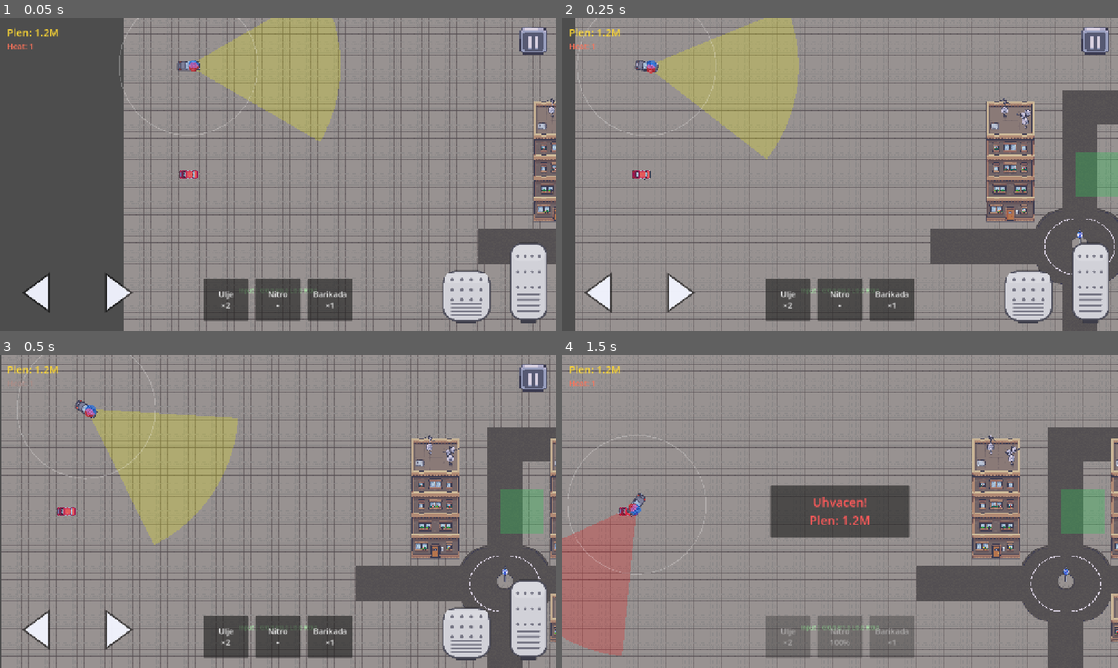
Above: before the commit, frames 1-4 (two rows, left to right).
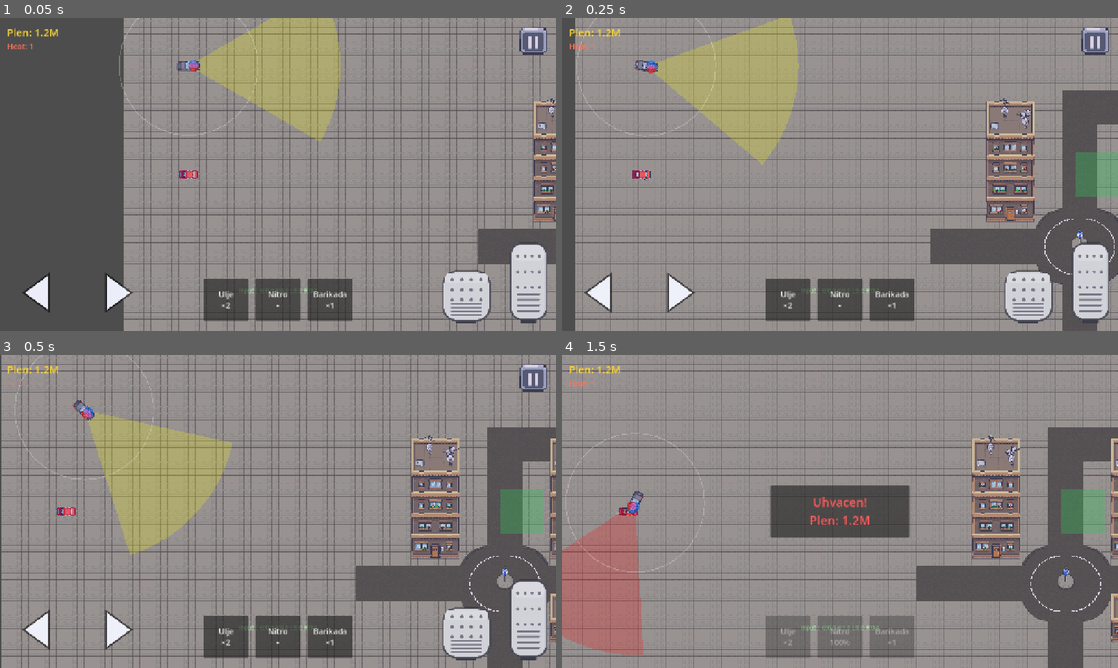
Above: after the commit, the same moments.

Repository: Gubari/Getaway-Racing
Game: Godot game, scene res://scenes/main/main.tscn
Two runs of this game, one before a commit and one after it. Both use one fixed random seed, a clock stepped at 60 frames per second and the inputs below.
Inputs:
- Up to frame 1 (0.05 s): no input
- Up to frame 2 (0.25 s): no input
- Up to frame 3 (0.5 s): no input
- Up to frame 4 (1.5 s): hold D (steer_right) 0.53-1.28 s; tap W (gas) at 0.6, 1.35 s; hold S (brake) from 1.28 s (still down)

The runs differ from the first frame. In frame 1, less than 0.1% of the frame differs, in the area x 41-62%, y 10-34%; in frame 2, 0.7%; in frame 3, 2.9%, in the area x 2-43%, y 0-64%; in frame 4, 1.6%.

Commit message:
Polish AI policije

Diff:
--- a/scenes/cards/barricade.gd
+++ b/scenes/cards/barricade.gd
@@ -17,5 +17,10 @@
 	queue_free()
 	_mark_nav_dirty()                          # vrati navmesh kad nestane
 
+## Pozove je policija kad je probije pri velikoj brzini (puca).
+func smash() -> void:
+	queue_free()
+	_mark_nav_dirty()
+
 func _mark_nav_dirty() -> void:
 	get_tree().call_group("nav_region", "rebake")
--- a/scenes/cards/card_manager.gd
+++ b/scenes/cards/card_manager.gd
@@ -73,4 +73,6 @@
 		fx.global_position = player.get_rear_spawn_point()   # A-jev helper
 	else:
 		fx.global_position = player.global_position - Vector2.RIGHT.rotated(player.rotation) * 48.0
+	# Okreni POPRECNO na pravac voznje (barikada preprecuje put po sirini).
+	fx.rotation = player.rotation + PI / 2.0
 	get_tree().current_scene.add_child(fx)
--- a/scenes/police/police.gd
+++ b/scenes/police/police.gd
@@ -17,10 +17,14 @@
 @export var search_time: float = 6.0          # ukupno vreme pretrage pre RETURNING
 @export var look_time: float = 0.8            # pauza da "osmotri" na svakoj tacki
 @export var peek_distance: float = 200.0      # bazni domet "juri kuda je pobegao" (obilazi zid)
-@export var patrol_radius: float = 140.0      # radijus laganog krstarenja u RETURNING
+@export var patrol_radius: float = 220.0      # radijus krstarenja u RETURNING (vece = duze deonice)
 @export var catch_distance: float = 28.0      # kad te stigne izbliza -> uhvacen
 @export var skid_spin: float = 7.0            # brzina vrtnje dok je bez kontrole (ulje)
 @export var skid_friction: float = 160.0      # koliko brzo klizanje usporava
+@export var barricade_smash_speed: float = 170.0   # iznad ove brzine PROBIJE barikadu (umesto da skrene)
+@export var barricade_smash_slowdown: float = 0.25 # koliko ostane brzine posle probijanja
+@export var corner_min_speed: float = 0.35    # min mnozilac brzine u najostrijem zaokretu (koci za zaokret)
+@export var approach_distance: float = 120.0  # u roamu: u ovom dometu od mete pocinje da usporava (da stane, ne kruzi)
 
 @export_group("Driving")
 @export var acceleration: float = 480.0
@@ -65,9 +69,11 @@
 var _control_lost_timer: float = 0.0
 var _spin_dir: float = 1.0
 
-# watchdog protiv zaglavljivanja
+# watchdog protiv zaglavljivanja + spin (donut) detekcija
 var _last_dist: float = INF
 var _stuck_timer: float = 0.0
+var _heading_accum: float = 0.0     # ukupno okretanje ka trenutnoj meti
+var _prev_heading: float = 0.0
 
 var _drive := TopDownCarDriving.new()
 var _car_anim_accum: float = 0.0
@@ -85,7 +91,7 @@
 	last_known_pos = player.global_position if player != null else global_position
 	move_target = last_known_pos
 	agent.path_desired_distance = 8.0
-	agent.target_desired_distance = 16.0
+	agent.target_desired_distance = 24.0   # veci prag "stigao" -> ne trazi pikselsku preciznost (manje kruzenja)
 	_sync_drive_params()
 
 func _sync_drive_params() -> void:
@@ -222,13 +228,15 @@
 		_set_target(_patrol_point())
 		return
 
-	_move(delta, search_speed)
-	# stigao na metu ILI zaglavljen -> osmotri pa sledece planirano mesto
+	# stigao na metu ILI zaglavljen -> STANI i osmotri (ne kruzi), pa sledeca tacka
 	if _arrived() or _is_stuck(delta):
+		_idle(delta)
 		look_timer -= delta
 		if look_timer <= 0.0:
 			_next_search_point()
 			look_timer = look_time
+	else:
+		_move(delta, search_speed, true)
 
 func _next_search_point() -> void:
 	if search_queue.is_empty():
@@ -240,13 +248,18 @@
 	if can_see:
 		state = State.CHASE   # cim te spaze -> instant CHASE
 		return
-	_move(delta, return_speed)
-	# lagano krstari po zoni - nije aktivna potera, ali nije ni mrtav
-	if _arrived() or _is_stuck(delta):
+	# Krstari KONTINUIRANO: stigne na tacku -> ODMAH uzme novu (napred), ne staje.
+	# Stane samo ako se stvarno zaglavi ili navrti (donut).
+	if _is_stuck(delta):
+		_idle(delta)
 		look_timer -= delta
 		if look_timer <= 0.0:
 			_set_target(_patrol_point())
-			look_timer = look_time * 1.5   # opusteniji ritam nego u pretrazi
+			look_timer = look_time
+	else:
+		if _arrived():
+			_set_target(_patrol_point())   # nastavi dalje bez stajanja
+		_move(delta, return_speed)
 
 # --- KRETANJE (preko navmesh-a) ---
 func _set_target(t: Vector2) -> void:
@@ -254,14 +267,17 @@
 	agent.target_position = t
 	_last_dist = INF
 	_stuck_timer = 0.0
-
-func _move(delta: float, speed_cap: float) -> void:
+	_heading_accum = 0.0
+	_prev_heading = rotation
+
+func _move(delta: float, speed_cap: float, slow_near_target: bool = false) -> void:
 	if _control_lost_timer > 0.0:
 		_skid(delta)
 		return
 
 	var throttle := 0.0
 	var steer_input := 0.0
+	var cap := speed_cap
 
 	if not agent.is_navigation_finished():
 		var next_point := agent.get_next_path_position()
@@ -274,12 +290,41 @@
 				1.0
 			)
 			throttle = 1.0
-
-	var pre_move_velocity := _drive.physics_step(self, delta, throttle, steer_input, speed_cap)
+			cap = speed_cap * _speed_factor(angle_diff, slow_near_target)
+
+	var pre_move_velocity := _drive.physics_step(self, delta, throttle, steer_input, cap)
 	if wall_crash_enabled:
 		_drive.move_and_handle_walls(self, pre_move_velocity, 0.0)
 	else:
 		move_and_slide()
+
+	_check_barricade_smash()
+
+## Mnozilac brzine: ostriji zaokret (uvek) + prilazak meti (samo roam) -> sporije.
+## Sporije = manji radijus okretanja -> prati put oko zgrade i STIGNE na tacku (ne kruzi).
+func _speed_factor(angle_diff: float, slow_near_target: bool) -> float:
+	var turn_f := lerpf(1.0, corner_min_speed, clampf(absf(angle_diff) / PI, 0.0, 1.0))
+	if not slow_near_target:
+		return turn_f
+	var approach_f := clampf(global_position.distance_to(move_target) / approach_distance, corner_min_speed, 1.0)
+	return minf(turn_f, approach_f)
+
+## Pri velikoj brzini policija PROBIJE barikadu (ona puca) i to je uspori.
+## Barikada nije u grupi walls pa je kolegin wall-crash ignorise - hvatamo je ovde.
+func _check_barricade_smash() -> void:
+	if absf(_drive.get_forward_speed()) < barricade_smash_speed:
+		return
+	for i in get_slide_collision_count():
+		var c := get_slide_collision(i).get_collider()
+		if c and c.has_method("smash"):
+			c.smash()
+			_drive.forward_speed *= barricade_smash_slowdown   # probio ali usporen
+			return
+
+## Zakoci i stoji (osmatra) dok je u "look" pauzi - bez kruzenja oko bliske tacke.
+func _idle(delta: float) -> void:
+	_drive.physics_step(self, delta, 0.0, 0.0, return_speed)
+	move_and_slide()
 
 ## Poziva je ULJE: policija gubi kontrolu (klizi po inerciji + vrti se) `duration` sek.
 func lose_control(duration: float) -> void:
@@ -304,13 +349,48 @@
 		_stuck_timer = 0.0
 	else:
 		_stuck_timer += delta
-	return _stuck_timer > 0.6   # ne napreduje 0.6s -> tretiraj kao zaglavljen
+	# spin watchdog: previse navrteo ka istoj meti (donut) -> tretiraj kao zaglavljen
+	_heading_accum += absf(wrapf(rotation - _prev_heading, -PI, PI))
+	_prev_heading = rotation
+	return _stuck_timer > 0.6 or _heading_accum > deg_to_rad(300.0)
 
 func _random_search_point() -> Vector2:
-	return last_known_pos + Vector2(randf_range(-160, 160), randf_range(-160, 160))
+	return _roam_point(last_known_pos, 160.0)
 
 func _patrol_point() -> Vector2:
-	return last_known_pos + Vector2(randf_range(-patrol_radius, patrol_radius), randf_range(-patrol_radius, patrol_radius))
+	return _roam_point(last_known_pos, patrol_radius)
+
+## Roam tacka: "opipa" zidove zracima i bira NAJOTVORENIJI pravac napred (kao kola
+## koja prate ulicu) -> nema ostrih zaokreta u zid. Ako je odlutao predaleko od
+## zone -> bazni smer je nazad ka njoj. Snap na navmesh.
+func _roam_point(center: Vector2, radius: float) -> Vector2:
+	var base := rotation                             # podrazumevano: napred
+	var to_center := center - global_position
+	if to_center.length() > radius * 1.3:
+		base = to_center.angle()                     # odlutao -> nazad ka zoni
+
+	var space := get_world_2d().direct_space_state
+	var best_dir := base
+	var best_clear := -1.0
+	for offset in [0.0, -0.45, 0.45, -0.9, 0.9]:     # napred + blagi otkloni
+		var clear := _clear_distance(space, base + offset, radius)
+		if clear > best_clear:
+			best_clear = clear
+			best_dir = base + offset
+
+	var dist := clampf(best_clear - 40.0, 60.0, radius)   # idi tamo, ali stani pre zida
+	var p := global_position + Vector2.from_angle(best_dir) * dist
+	return NavigationServer2D.map_get_closest_point(agent.get_navigation_map(), p)
+
+## Cist domet do zida u datom smeru (za biranje otvorenog pravca u roamu).
+func _clear_distance(space: PhysicsDirectSpaceState2D, dir: float, max_dist: float) -> float:
+	var to := global_position + Vector2.from_angle(dir) * max_dist
+	var q := PhysicsRayQueryParameters2D.create(global_position, to, Constants.LAYER_WALLS)
+	q.exclude = [self]
+	var hit := space.intersect_ray(q)
+	if hit.is_empty():
+		return max_dist
+	return global_position.distance_to(hit.position)
 
 func is_returning() -> bool:
 	return state == State.RETURNING
--- a/scenes/police/police.tscn
+++ b/scenes/police/police.tscn
@@ -1,28 +1,28 @@
-[gd_scene load_steps=4 format=3]
+[gd_scene format=3 uid="uid://bs6cx6qidvykb"]
 
-[ext_resource type="Script" path="res://scenes/police/police.gd" id="1"]
-[ext_resource type="Texture2D" path="res://assets/sprites/police/police_car_drive.png" id="2"]
+[ext_resource type="Script" uid="uid://lu0hsym0a0k4" path="res://scenes/police/police.gd" id="1"]
+[ext_resource type="Texture2D" uid="uid://4653k452jtf7" path="res://assets/sprites/police/police_car_drive.png" id="2"]
 
 [sub_resource type="RectangleShape2D" id="1"]
-size = Vector2(32, 48)
+size = Vector2(53, 24)
 
-[node name="Police" type="CharacterBody2D" groups=["police"]]
+[node name="Police" type="CharacterBody2D" unique_id=2076363555 groups=["police"]]
 collision_layer = 2
 collision_mask = 4
 script = ExtResource("1")
 
-[node name="CollisionShape2D" type="CollisionShape2D" parent="."]
+[node name="CollisionShape2D" type="CollisionShape2D" parent="." unique_id=208263991]
+position = Vector2(0.5, 0)
 shape = SubResource("1")
 
-[node name="CarSprite" type="Sprite2D" parent="."]
+[node name="CarSprite" type="Sprite2D" parent="." unique_id=1908964142]
 texture_filter = 1
+scale = Vector2(0.75, 0.75)
 texture = ExtResource("2")
 hframes = 6
-scale = Vector2(0.75, 0.75)
 
-[node name="LineOfSight" type="RayCast2D" parent="."]
+[node name="LineOfSight" type="RayCast2D" parent="." unique_id=1080587024]
 target_position = Vector2(350, 0)
 
-[node name="NavigationAgent2D" type="NavigationAgent2D" parent="."]
+[node name="NavigationAgent2D" type="NavigationAgent2D" parent="." unique_id=1754763987]
 radius = 24.0
-avoidance_enabled = false
